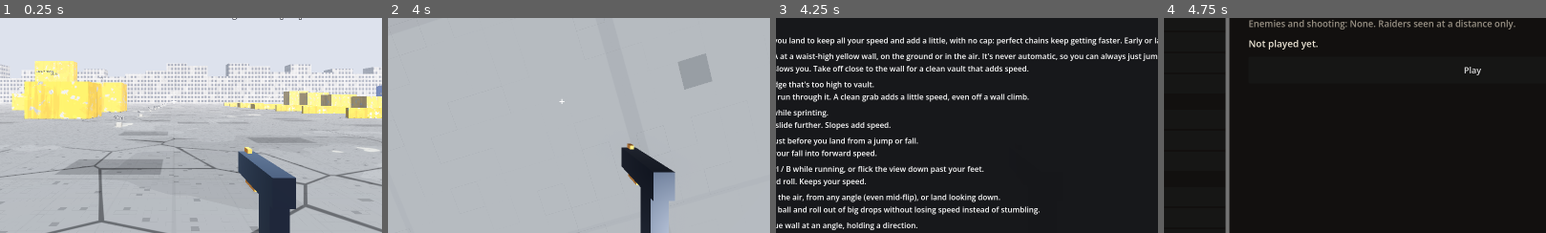
Above: before the commit, frames 1-4 (left to right).
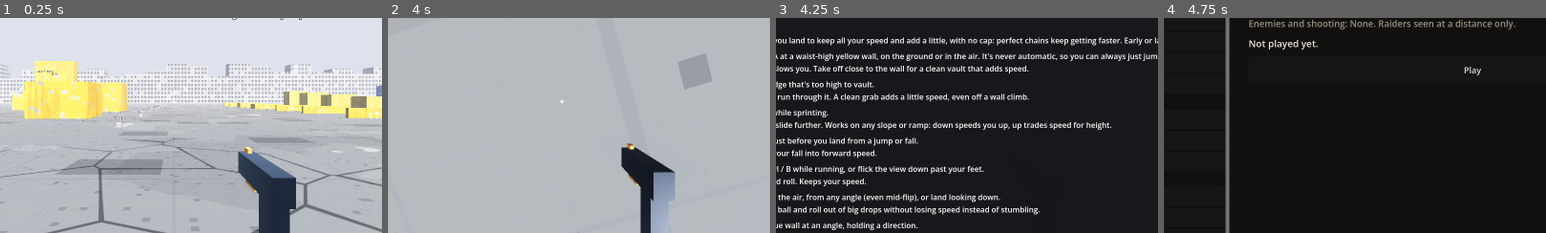
Above: after the commit, the same moments.

Repository: daxtinenichols/trickshot
Game: Godot game, scene res://levels/sandbox.tscn
The game is run twice, just before and just after one commit, with the same random seed, the same clock (stepped at 60 frames per second) and the same inputs.
Inputs (mouse positions are % of the whole screen's width and height, from its top left):
- Up to frame 1 (0.25 s): no input
- Up to frame 2 (4 s): tap Enter at 0.5 s; move the mouse to (55, 50) at 0.52 s; hold Ctrl (crouch) 0.53-1.28 s; hold W (move_forward) from 0.53 s (still down); click (55, 50) at 0.67 s; tap Space (jump) at 0.77, 1.52, 3.02, 3.77 s; move the mouse to (45, 50) at 1.27 s; right-click (45, 50) at 1.35 s; tap Ctrl (crouch) at 1.55, 3.05 s; move the mouse to (52, 48) at 2.02 s; hold Ctrl (crouch) 2.03-2.78 s; move the mouse to (49, 52) at 2.77 s; click (49, 52) at 2.85 s; move the mouse to (57, 51) at 3.52 s; hold Ctrl (crouch) from 3.53 s (still down); tap B (fire_mode) at 3.6 s
- Up to frame 3 (4.25 s): keep holding W (move_forward); keep holding Ctrl (crouch); tap Escape (pause) at 4.15 s
- Up to frame 4 (4.75 s): release W (move_forward) at 4.25 s; release Ctrl (crouch) at 4.25 s; click "Campaign" at 4.25 s
The pictures show only the part of the screen within x 27-77%, y 31-81%; the shares and areas given below are measured in that part.

Frames 1-2 are identical in both runs. In frame 3, 1.2% of the frame differs, in the area x 12-88%, y 48-52%; in frame 4, nothing differs.

Commit message:
Slides ride ramps, quarter pipes and loops
Crouching on a runnable ramp did nothing, and sliding onto one stood you
up to run it. Now crouch slides on any surface: gravity pulls at the
ground-slide strength, holding forward doesn't push, friction only builds
on the flat, and sliding off the bottom carries on as a slide. Uphill
ground slides no longer pile on flat friction either.

Co-Authored-By: Claude Opus 5.5 (1M context) <noreply@anthropic.com>
Claude-Session: https://claude.ai/code/session_01HPtBiNkMuFiaWjLX2za5t3

Diff:
--- a/art/characters/runner/runner_body.gd
+++ b/art/characters/runner/runner_body.gd
@@ -209,6 +209,8 @@
 	_phase = fposmod(_phase + speed * delta / cycle_len * _run_direction(), 1.0)
 
 	match player.state:
+		Player.State.SURFACE when player.is_sliding():
+			t["slide"] = 1.0
 		Player.State.GROUND, Player.State.SURFACE:
 			var moving := clampf(speed / 2.0, 0.0, 1.0)
 			t["run"] = moving
--- a/audio/game_audio.gd
+++ b/audio/game_audio.gd
@@ -727,7 +727,7 @@
 	_set_loop(_wind_low, clampf(v, 0.0, 1.6) * 0.55, -26.0 + air, lerpf(0.8, 1.3, clampf(v, 0.0, 1.5) / 1.5))
 	_set_loop(_wind_high, clampf(v - 0.6, 0.0, 1.0), -30.0 + air, lerpf(0.9, 1.25, clampf(v - 0.6, 0.0, 1.0)))
 	# Slide scrape follows speed; fades out quickly when you stand up.
-	var sliding := not paused and player.state == Player.State.SLIDE
+	var sliding := not paused and player.is_sliding()
 	var want := clampf(player.horizontal_speed() / top, 0.2, 1.2) if sliding else 0.0
 	_slide_gain = move_toward(_slide_gain, want, real * (8.0 if want > _slide_gain else 4.0))
 	_set_loop(_slide, _slide_gain, -10.0, lerpf(0.8, 1.2, clampf(_slide_gain, 0.0, 1.0)))
--- a/player/player.gd
+++ b/player/player.gd
@@ -121,6 +121,9 @@
 var _surface_looped := false
 ## Direction the track under you runs (from its "flow" meta), or zero.
 var _surface_flow := Vector3.ZERO
+## Sliding (crouch held) rather than running on the surface: gravity has
+## its full pull along the slope and holding forward doesn't push you.
+var _surface_slide := false
 ## Flying off a ramp or loop: how far round you are (as a flip), how tilted
 ## (as a side flip), and how fast the surface was turning you (yaw, pitch
 ## and roll rates), all carried into the air.
@@ -937,6 +940,11 @@
 	return true
 
 
+## Sliding, on the ground or on a ramp or loop.
+func is_sliding() -> bool:
+	return state == State.SLIDE or (state == State.SURFACE and _surface_slide)
+
+
 ## Tucked in the air (crouch held): you'll land in a roll.
 func is_tucked() -> bool:
 	return state == State.AIR and _crouch_hold >= tuning.tuck_hold_time and not _crouch_from_ground
@@ -963,15 +971,16 @@
 		_trick(&"slide_jump")
 		_tick_air(f, wish, delta)
 		return
-	# Friction only ramps up while the slide isn't going downhill, so flat
-	# slides fade out but a slope can carry you as far as it goes.
-	var downhill := false
+	# Friction only ramps up on the flat, so flat slides fade out but a
+	# slope carries you as far as it goes: gravity speeds you up going down
+	# and is all that slows you going up.
+	var flat := true
 	if is_on_floor():
 		var n := get_floor_normal()
 		var down_slope := Vector3.DOWN - n * Vector3.DOWN.dot(n)
-		downhill = down_slope.length() > 0.07 and down_slope.dot(velocity) > 0.0
+		flat = down_slope.length() <= 0.07
 		velocity += down_slope * tuning.gravity * tuning.slide_slope_gain * delta
-	if not downhill:
+	if flat:
 		_slide_flat_time += delta
 	var friction := tuning.slide_friction + tuning.slide_friction_ramp * _slide_flat_time
 	velocity = MovementMath.apply_friction(velocity, friction, 0.0, delta)
@@ -1354,6 +1363,7 @@
 	var view_before := Basis.from_euler(Vector3(pitch, yaw, -_air_roll if state == State.AIR else 0.0))
 	if state != State.GROUND:
 		_ground_time = 0.0
+	var state_before := state
 	_touch_ground()
 	_change_state(State.SURFACE)
 	_surface_n = n
@@ -1363,6 +1373,8 @@
 	basis = Basis(Vector3.UP, travel_yaw)  # start upright, facing the run
 	_surface_looped = false
 	_surface_flow = _flow_of(c.collider)
+	# Sliding onto it (or landing on it crouched) keeps you sliding.
+	_surface_slide = state_before in [State.SLIDE, State.AIR] and _crouch_hold > 0.0
 	_orient_to_surface(0.0)
 	# Landing partway round a flip settles the view; ease into it rather
 	# than snapping.
@@ -1386,11 +1398,22 @@
 		_leave_surface()
 		_change_state(State.AIR)
 		return
+	# Crouch slides on the surface like on the ground: a fresh press starts
+	# it, letting go stands you back up and runs.
+	if not _surface_slide and f.crouch_held and (f.crouch_pressed or _since_crouch_press < 0.2):
+		_surface_slide = true
+		_slide_flat_time = 0.0
+		_trick(&"slide")
+	elif _surface_slide and not f.crouch_held:
+		_surface_slide = false
+	_set_height(tuning.crouch_height if _surface_slide else tuning.stand_height)
 	# Gravity along the surface slows you going up and speeds you coming
-	# down; holding forward keeps running, up to your top speed.
+	# down; holding forward keeps running, up to your top speed. Sliding,
+	# gravity pulls as hard as on a ground slide and only friction slows you.
 	var v := velocity - n * velocity.dot(n)
 	var down := Vector3.DOWN - n * Vector3.DOWN.dot(n)
-	var g := down * tuning.gravity * tuning.surface_gravity_scale * delta
+	var g_scale := tuning.slide_slope_gain if _surface_slide else tuning.surface_gravity_scale
+	var g := down * tuning.gravity * g_scale * delta
 	var heading := v.normalized() if v.length() > 0.01 else -global_basis.z
 	# The part of gravity along your path slows or speeds you; the part
 	# across it (running sideways along a slope) pulls you down the slope
@@ -1423,7 +1446,12 @@
 		var assist := tuning.surface_flow_assist * (1.0 - clampf(absf(f.move.x), 0.0, 1.0))
 		if dir.dot(flow) > 0.5:
 			dir = dir.slerp(flow, 1.0 - exp(-assist * delta)).normalized()
-	if f.move.y > 0.3:
+	if _surface_slide:
+		# Same friction as a ground slide (it only builds up on the flat).
+		if down.length() <= 0.07:
+			_slide_flat_time += delta
+		speed = maxf(speed - (tuning.slide_friction + tuning.slide_friction_ramp * _slide_flat_time) * delta, 0.0)
+	elif f.move.y > 0.3:
 		speed = minf(speed + tuning.surface_accel * delta, maxf(speed, tuning.top_speed))
 	elif f.move.y < -0.3:
 		speed = maxf(speed - tuning.surface_accel * delta, 0.0)
@@ -1459,10 +1487,12 @@
 		return
 	if nn.y > tuning.surface_exit_flatness or (not runnable and nn.y >= cos(floor_max_angle)):
 		var keep := velocity - Vector3.UP * velocity.dot(Vector3.UP)
+		var sliding := _surface_slide
 		_leave_surface(true)
 		velocity = keep.normalized() * speed if keep.length() > 0.01 else Vector3.ZERO
 		_touch_ground()
-		_change_state(State.GROUND)
+		# A slide off the bottom (or over the top) carries on as a slide.
+		_change_state(State.SLIDE if sliding and speed >= tuning.slide_exit_speed else State.GROUND)
 		return
 	_surface_n = nn
 	_surface_flow = floor_hit.flow
@@ -1535,6 +1565,7 @@
 ## body's tilt at the bottom of a loop doesn't leave you staring at the
 ## floor), and the tilt eases out.
 func _leave_surface(onto_ground := false) -> void:
+	_surface_slide = false
 	var view := (global_basis * Basis.from_euler(Vector3(pitch, _surface_look_yaw, 0.0))).orthonormalized()
 	var spin := _body_spin
 	var look_pitch := pitch
@@ -2087,7 +2118,7 @@
 		var right := Vector3(-fwd.z, 0.0, fwd.x)
 		var side := right.dot(-MovementMath.horizontal(_wall_normal).normalized())
 		target_roll = deg_to_rad(tuning.wallrun_tilt_degrees) * side
-	elif state == State.SLIDE:
+	elif is_sliding():
 		target_roll = deg_to_rad(-2.5)
 	# Lean peeks on the ground; in the air it's a side flip instead.
 	# (On a wall, lean angles the run instead.)
@@ -2207,6 +2238,8 @@
 			tags.append(&"vaulting")
 		State.SURFACE:
 			tags.append(&"surface")
+			if _surface_slide:
+				tags.append(&"sliding")
 	if state == State.AIR:
 		if absf(_air_pitch) > deg_to_rad(90.0):
 			tags.append(&"flipping")
--- a/tests/test_surfaces.gd
+++ b/tests/test_surfaces.gd
@@ -279,3 +279,74 @@
 	await w.step(3, _fwd())
 	await w.press(InputFrame.make(Vector2(0, 1), true))
 	check(p.velocity.y > 5.0, "late jump off the ledge works (vy %.1f)" % p.velocity.y)
+
+
+# ------------------------------------------------------------------ sliding on ramps
+
+## A runnable ramp `angle` degrees steep, 40 m long, starting at z = -20
+## and rising toward -Z (or falling, from a deck at its top).
+func _runnable_ramp(angle: float, uphill: bool) -> float:
+	var a := deg_to_rad(angle)
+	var rise := sin(a) * 40.0
+	var rot := angle if uphill else -angle
+	var n := Basis.from_euler(Vector3(deg_to_rad(rot), 0, 0)).y
+	var mid := Vector3(0, rise * 0.5, -20.0 - cos(a) * 20.0)
+	w.add_box(mid - n * 0.5, Vector3(10, 1, 40), rot).add_to_group("runnable")
+	if not uphill:
+		w.add_box(Vector3(0, rise - 0.5, 0), Vector3(10, 1, 40))
+	return rise
+
+
+func _slide_input(fresh := false) -> InputFrame:
+	var f := InputFrame.make(Vector2(0, 1), false, true)
+	f.crouch_pressed = fresh
+	return f
+
+
+func test_slide_carries_up_a_steep_ramp_and_back_down() -> void:
+	w.add_floor()
+	_runnable_ramp(25.0, true)
+	var p := await _settle(Vector3(0, 0.05, 15))
+	await w.step_until(func() -> bool: return p.global_position.z < -18.0, 300, _fwd())
+	await w.press(_slide_input(true))
+	check(p.state == Player.State.SLIDE, "sliding on the flat")
+	var on_ramp := await w.step_until(func() -> bool: return p.state == Player.State.SURFACE, 90, _slide_input())
+	check(on_ramp, "slid onto the ramp")
+	check(p.is_sliding(), "still sliding on the ramp, not running")
+	w.states_seen.clear()
+	var top := [0.0]
+	var back := await w.step_until(func() -> bool:
+		top[0] = maxf(top[0], p.global_position.y)
+		return p.state == Player.State.SLIDE, 400, _slide_input())
+	check(top[0] > 2.0, "the slide carried you up the ramp (%.2f m)" % top[0])
+	check(back, "slid back down onto the flat still sliding (%s)" % Player.State.keys()[p.state])
+	check(not (Player.State.GROUND in w.states_seen), "never stood up to run")
+
+
+func test_crouch_on_a_ramp_slides_down_it_gaining_speed() -> void:
+	w.add_floor()
+	var rise := _runnable_ramp(25.0, false)
+	var p := await _settle(Vector3(0, rise + 0.05, 15))
+	await w.step_until(func() -> bool: return p.global_position.z < -24.0, 400, _fwd())
+	await w.press(_slide_input(true))
+	check(p.is_sliding(), "crouch slides on the ramp (%s)" % Player.State.keys()[p.state])
+	var start := p.velocity.length()
+	await w.step(30, _slide_input())
+	check(p.is_sliding(), "still sliding")
+	check(p.velocity.length() > start + 2.0, "downhill slide gains speed (%.2f -> %.2f)" % [start, p.velocity.length()])
+	var flat := await w.step_until(func() -> bool: return p.global_position.y < 0.2, 300, _slide_input())
+	check(flat and p.state == Player.State.SLIDE, "carries on sliding at the bottom (%s)" % Player.State.keys()[p.state])
+
+
+func test_letting_go_of_crouch_on_a_ramp_runs_again() -> void:
+	w.add_floor()
+	_runnable_ramp(25.0, true)
+	var p := await _settle(Vector3(0, 0.05, 15))
+	await w.step_until(func() -> bool: return p.state == Player.State.SURFACE, 400, _fwd())
+	check(not p.is_sliding(), "running up the ramp")
+	await w.press(_slide_input(true), 10)
+	check(p.is_sliding(), "crouch slides")
+	var sliding_speed := p.velocity.length()
+	await w.step(30, _fwd())
+	check(p.state == Player.State.SURFACE and not p.is_sliding(), "back to running")
+	check(p.velocity.length() > sliding_speed, "running keeps you going up")
--- a/ui/moves_guide.gd
+++ b/ui/moves_guide.gd
@@ -8,7 +8,7 @@
 	["Jump / hop", "{jump}.", "Jump right as you land to keep all your speed and add a little, with no cap: perfect chains keep getting faster. Early or late jumps bleed it."],
 	["Hurdle / vault", "Press {jump} at a waist-high yellow wall, on the ground or in the air. It's never automatic, so you can always just jump over.", "A vault never slows you. Take off close to the wall for a clean vault that adds speed."],
 	["Mantle", "Jump into a ledge that's too high to vault.", "You keep your run through it. A clean grab adds a little speed, even off a wall climb."],
-	["Slide", "Press {crouch} while sprinting.", "Faster entries slide further. Slopes add speed."],
+	["Slide", "Press {crouch} while sprinting.", "Faster entries slide further. Works on any slope or ramp: down speeds you up, up trades speed for height."],
 	["Slide landing", "Press {crouch} just before you land from a jump or fall.", "Turns part of your fall into forward speed."],
 	["Roll", "Double-tap {crouch} while running, or flick the view down past your feet.", "A quick forward roll. Keeps your speed."],
 	["Landing roll", "Hold {crouch} in the air, from any angle (even mid-flip), or land looking down.", "You curl into a ball and roll out of big drops without losing speed instead of stumbling."],
Not shown, changed: README.md
